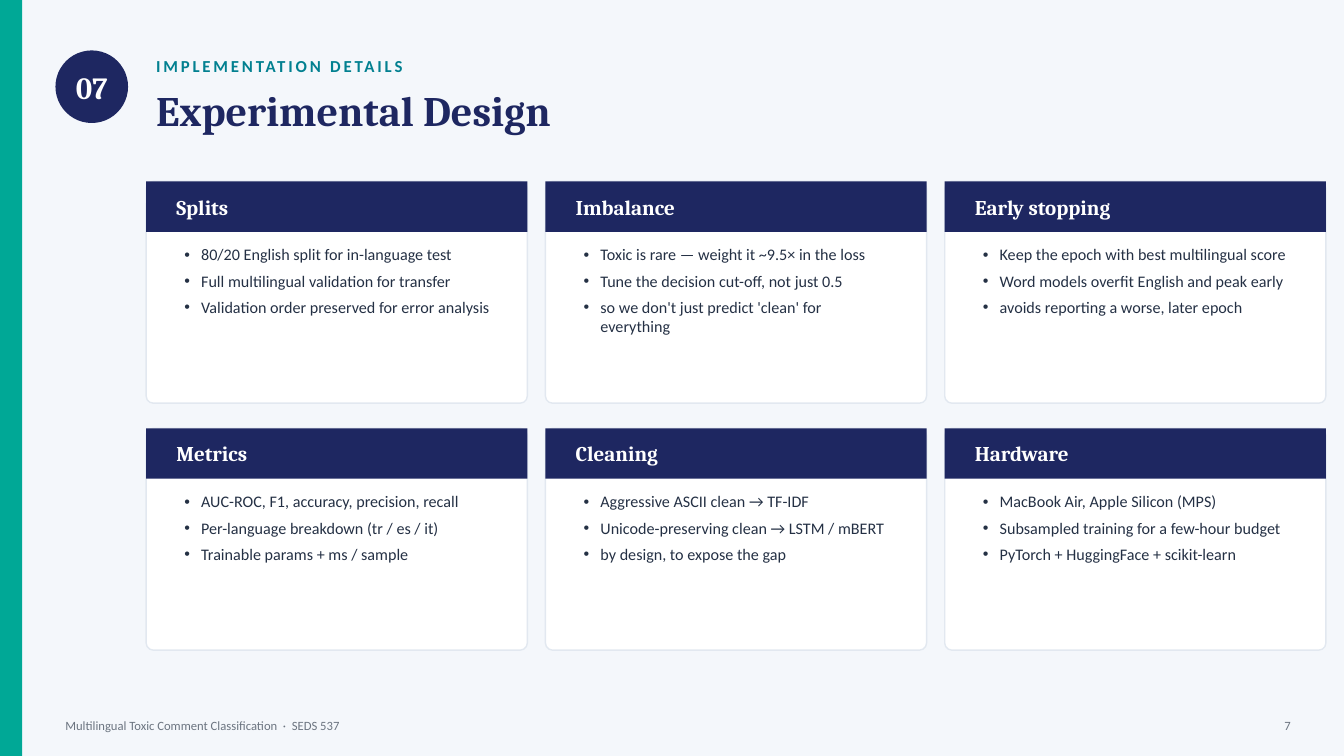
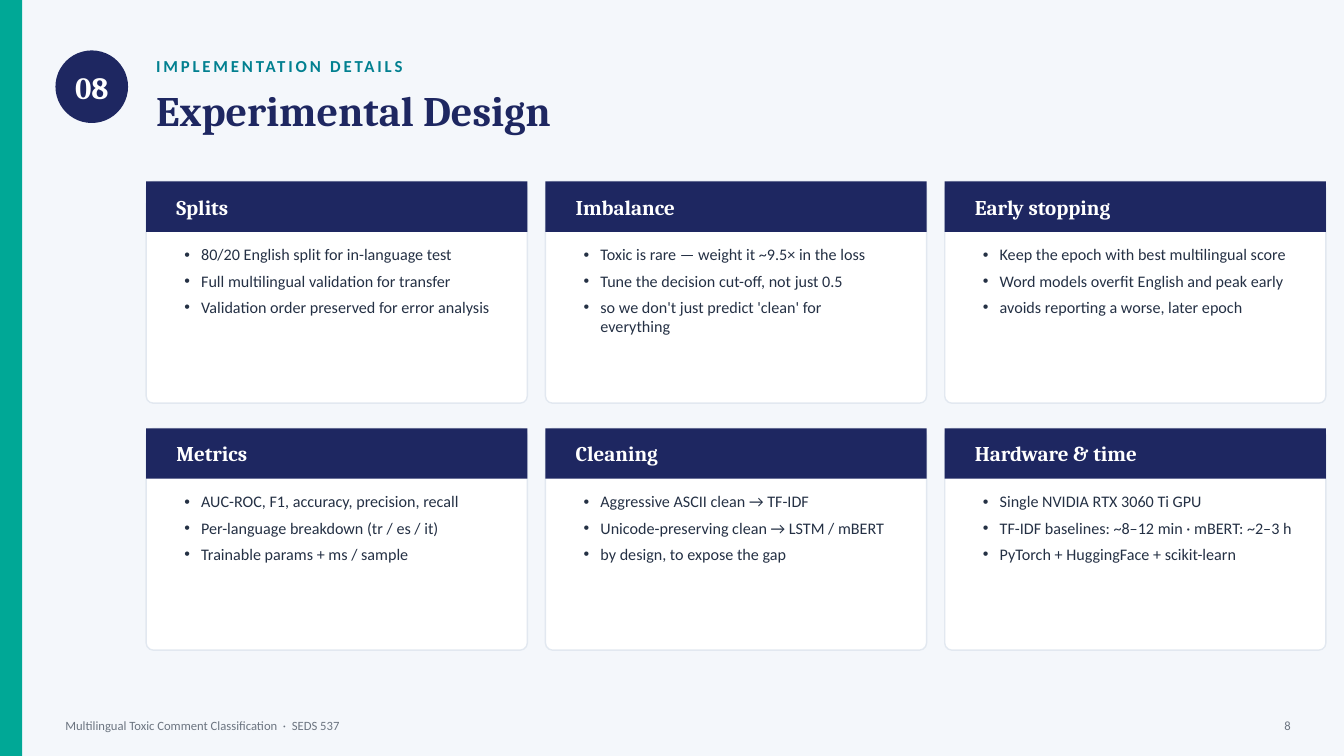
Before and after one commit to yasntrk/multilingual-toxic-comment-classification, a slide deck: slide 9 of presentation/Multilingual_Toxic_Classification.pptx (slide 8 before the commit). Drawn at 1344x756 pixels with LibreOffice and Linux fonts; fonts in the diff are those of the drawing. Boxes give left, top, right and bottom in pixels: in the first picture for what was removed or moved away, otherwise in the second. Text is boxed around its words. In the diff, an @@ line names an element or a change of style, - is before the commit and + after.

```diff
--- a/presentation/Multilingual_Toxic_Classification.pptx
+++ b/presentation/Multilingual_Toxic_Classification.pptx
@@ text at (x1=75, y1=78, x2=108, y2=100): text changed @@
-07
+08
@@ text at (x1=975, y1=446, x2=1137, y2=461): text changed @@
-Hardware
+Hardware & time
@@ text at (x1=1000, y1=495, x2=1291, y2=534): text changed @@
-• MacBook Air, Apple Silicon (MPS)
-• Subsampled training for a few-hour budget
+• Single NVIDIA RTX 3060 Ti GPU
+• TF-IDF baselines: ~8–12 min · mBERT: ~2–3 h
@@ text at (x1=1284, y1=721, x2=1290, y2=730): text changed @@
-7
+8
```
Also in this commit, not shown: 8 other slides changed, 3 slides added, 1 other file.
